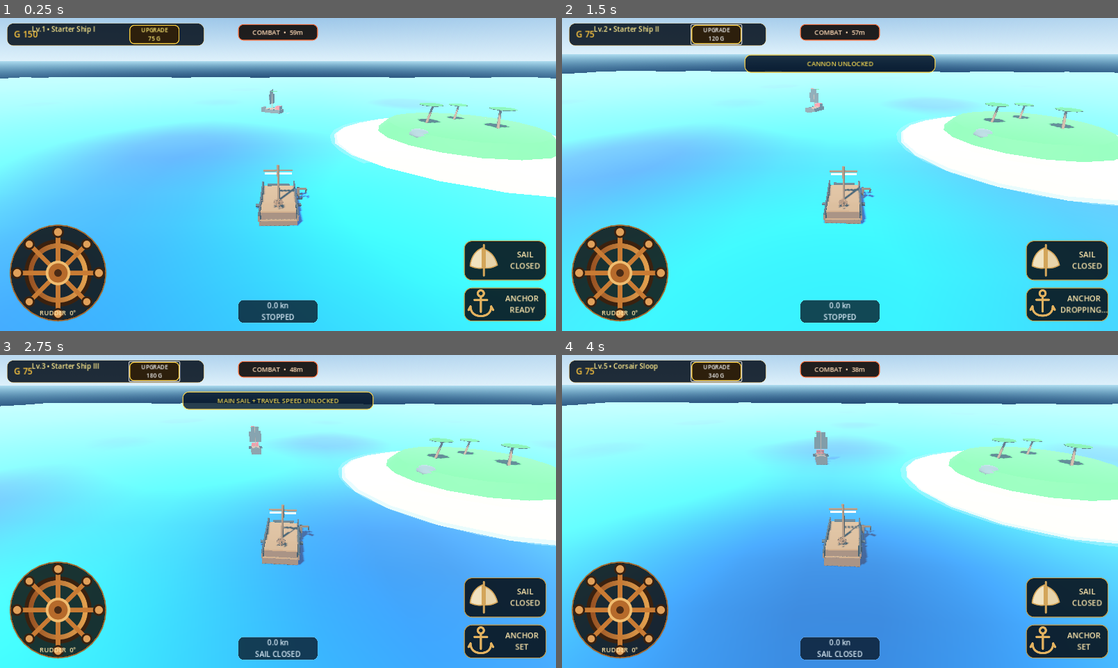
Above: before the commit, frames 1-4 (two rows, left to right).
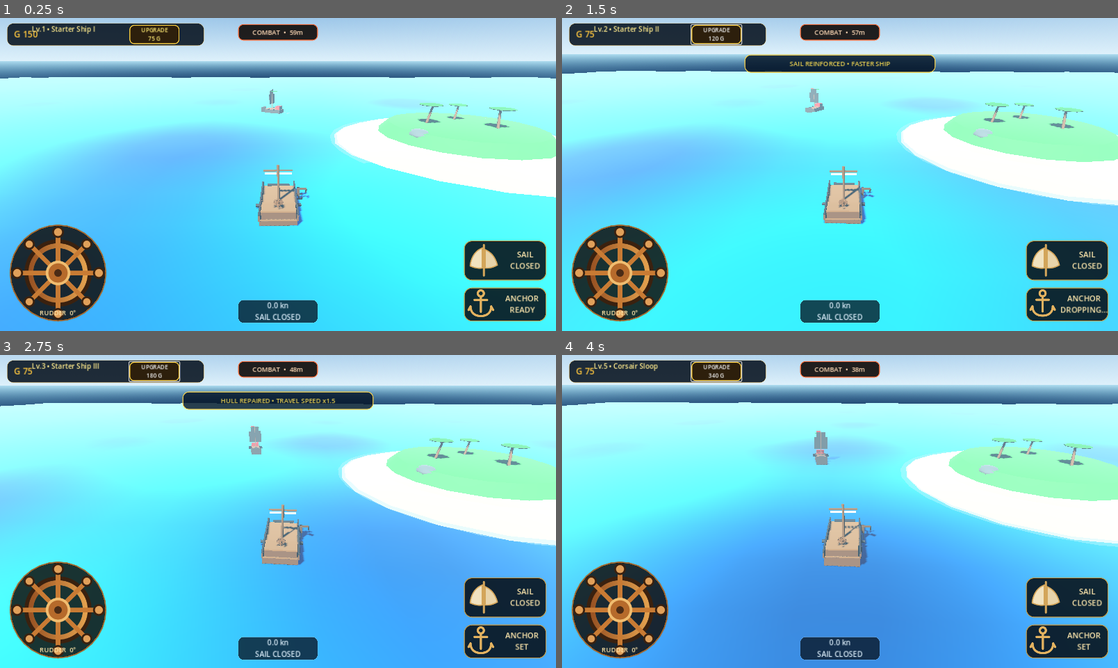
Above: after the commit, the same moments.

Repository: za99405com-ui/Pirate-Seasonline
Game: Godot game, scene res://scenes/world/world.tscn
The game is run twice, just before and just after one commit, with the same random seed, the same clock (stepped at 60 frames per second) and the same inputs.
Inputs:
- Up to frame 1 (0.25 s): no input
- Up to frame 2 (1.5 s): click "ANCHOR READY" at 0.5 s; click "UPGRADE 75 G" at 1.25 s
- Up to frame 3 (2.75 s): click "UPGRADE 120 G" at 2 s
- Up to frame 4 (4 s): click "UPGRADE 180 G" at 2.75 s; click "UPGRADE 250 G" at 3.5 s

The runs differ from the first frame. In frame 1, 0.1% of the frame differs, in the area x 45-55%, y 94-97%; in frame 2, 0.3%, in the area x 40-60%, y 14-97%; in frame 3, 0.2%; in frame 4, nothing differs.

Commit message:
Correct HUD for Level 1 sail and visual upgrades

Diff:
--- a/godot_game/scripts/ui/hud.gd
+++ b/godot_game/scripts/ui/hud.gd
@@ -398,11 +398,7 @@
 			travel_active = bool(player_ship.call("is_travel_mode"))
 
 		var propulsion_on: bool = int(player_ship.call("get_sail_level")) > 0 if player_ship.has_method("get_sail_level") else false
-		var status_name: String
-		if GameManager.current_ship_level >= 3:
-			status_name = "SAIL OPEN" if propulsion_on else "SAIL CLOSED"
-		else:
-			status_name = "ROWING" if propulsion_on else "STOPPED"
+		var status_name: String = "SAIL OPEN" if propulsion_on else "SAIL CLOSED"
 
 		var prefix: String = "TRAVEL ×1.5  •  " if travel_active else ""
 		speed_label.text = "%s%.1f kn\n%s" % [prefix, speed_value, status_name]
@@ -461,9 +457,9 @@
 	_update_upgrade_button()
 	_update_sailing_buttons()
 	if new_level == 2:
-		_show_notification("CANNON UNLOCKED")
+		_show_notification("SAIL REINFORCED • FASTER SHIP")
 	elif new_level == 3:
-		_show_notification("MAIN SAIL + TRAVEL SPEED UNLOCKED")
+		_show_notification("HULL REPAIRED • TRAVEL SPEED x1.5")
 
 func _on_ship_storage_changed(_used: int, _capacity: int) -> void:
 	pass
